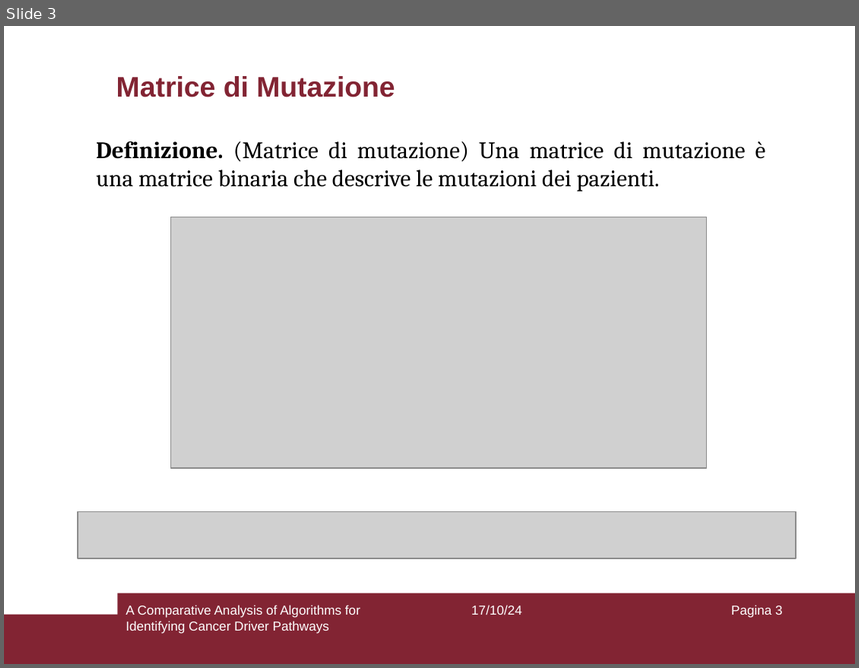
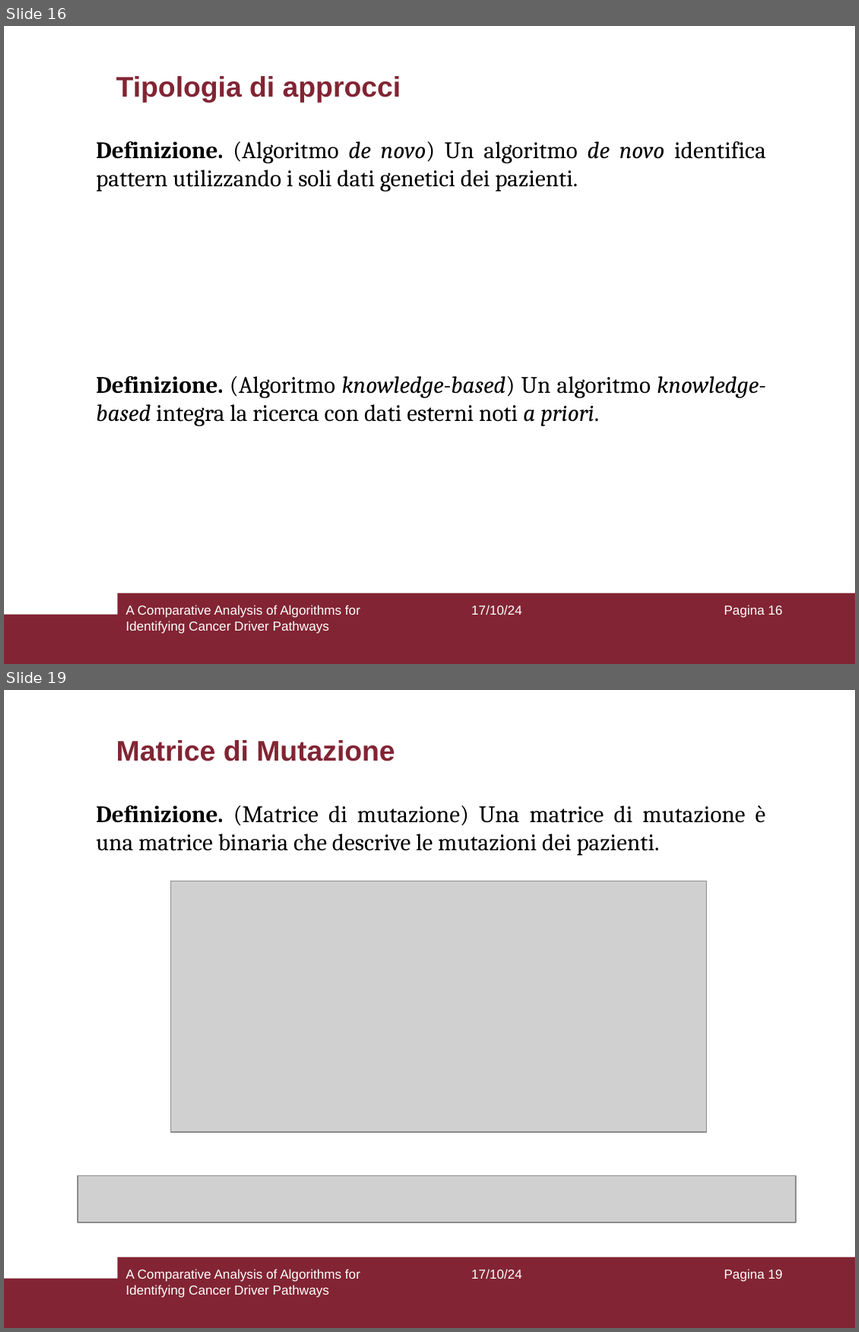
Before and after one commit to aflaag/bsc-thesis, a slide deck: presentation/slides.odp. Shown one above the other, each under a label of ours: slide 3 before the commit, slides 16 and 19 after it; the slides between them are not shown. The pictures are 859x668 and 859x1332 pixels, drawn with LibreOffice and Linux fonts; fonts in the diff are those of the drawing; grey boxes stand for pictures. Boxes give left, top, right and bottom in pixels: in the first picture for what was removed or moved away, otherwise in the second. Text is boxed around its words. In the diff, an @@ line names an element or a change of style, - is before the commit and + after.

```diff
--- a/presentation/slides.odp
+++ b/presentation/slides.odp
@@ slide 16 added at [4, 26, 855, 664], background #FFFFFF; not listed: 2 template elements that a slide beside it also shows @@
@@ title added at [116, 76, 401, 102], 24 pt, text #822433, bold @@
+Tipologia di approcci
@@ text added at [96, 142, 766, 192], 20 pt, text #000000 @@
+Definizione. (Algoritmo de novo) Un algoritmo de novo identifica pattern utilizzando i soli dati genetici dei pazienti.
@@ text added at [96, 376, 766, 427], 20 pt, text #000000 @@
+Definizione. (Algoritmo knowledge-based) Un algoritmo knowledge-based integra la ricerca con dati esterni noti a priori.
@@ text added at [126, 605, 360, 634], 11 pt, text #FFFFFF @@
+A Comparative Analysis of Algorithms for Identifying Cancer Driver Pathways
@@ text added at [471, 605, 522, 615], 11 pt, text #FFFFFF @@
+17/10/24
@@ page number added at [724, 605, 783, 618], 11 pt, text #FFFFFF @@
+Pagina 16
@@ what was slide 3 is now slide 19 @@
@@ page number at [724, 1269, 783, 1282]: text changed @@
-Pagina 3
+Pagina 19
```
Also in this commit, not shown: 1 slide changed, 15 other slides added, 2 other files.
